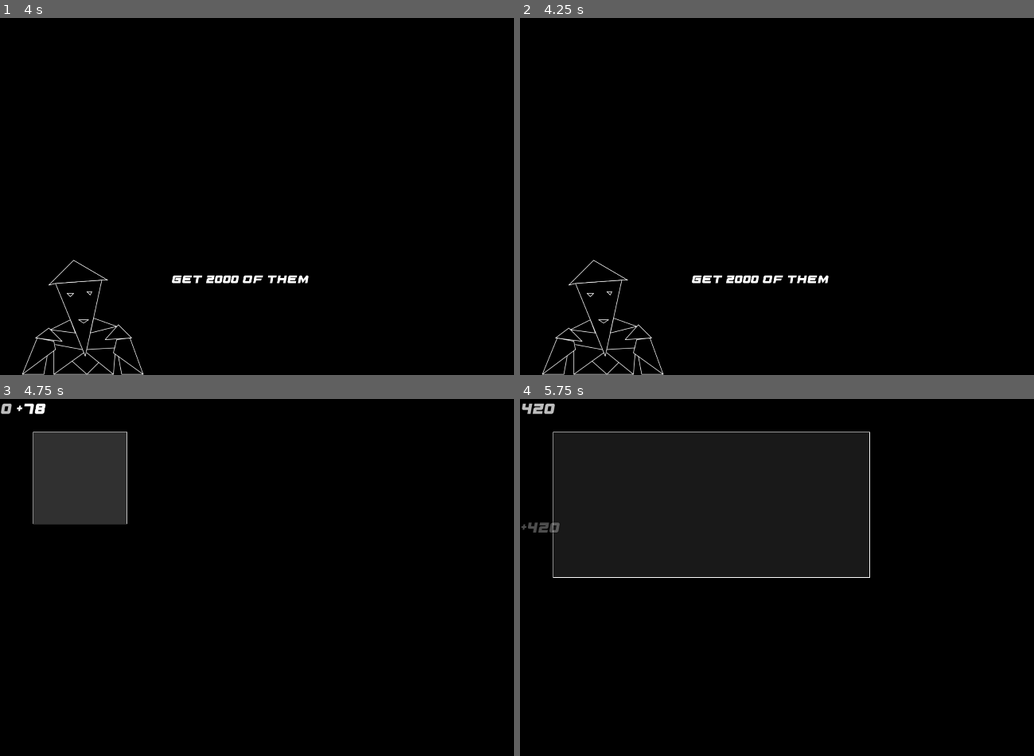
Above: before the commit, frames 1-4 (two rows, left to right).
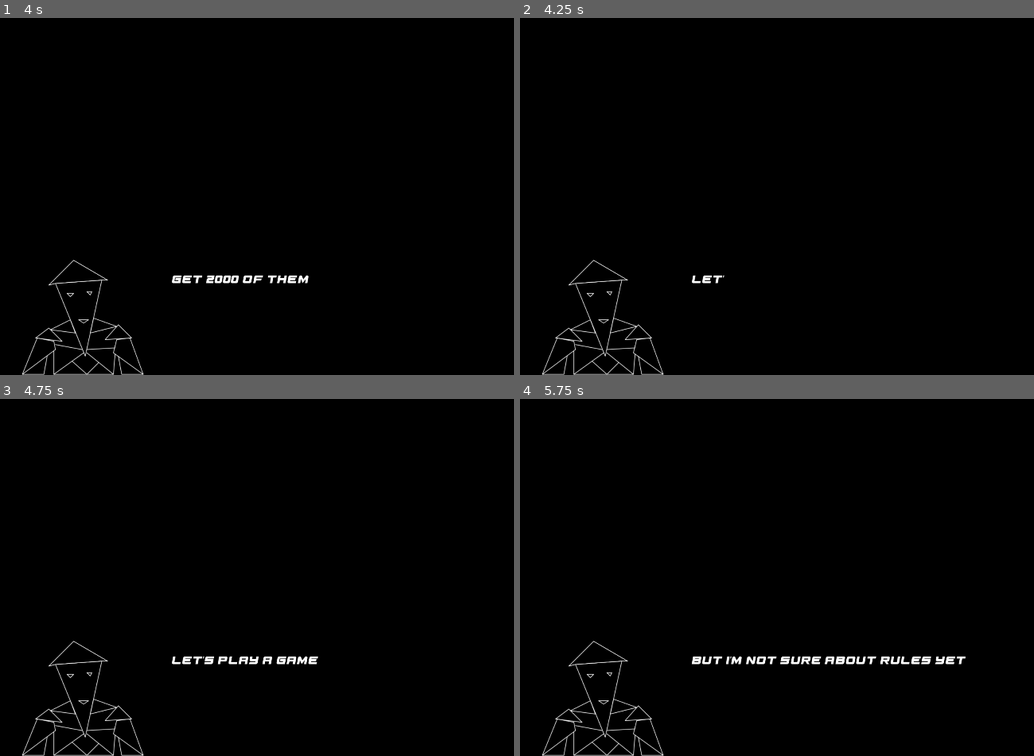
Above: after the commit, the same moments.

Repository: AlexeyBond/old-54-game
Game: Godot game, scene res://gameplay/00_intro1.tscn
Same seed, same stepped clock (60 frames per second), same inputs: the game is played once before the commit and once after it.
Inputs (mouse positions are in pixels of both pictures, inside the frame that each line leads up to):
- Up to frame 1 (4 s): move the mouse to (457, 178) at 0.52 s; press the mouse at (457, 178) at 0.53 s; move the mouse to (190, 214) at 1.27 s; release the mouse at (190, 214) at 1.28 s; click (190, 214) at 1.35 s; move the mouse to (380, 117) at 2.02 s; press the mouse at (380, 117) at 2.03 s; tap Enter at 2.75 s; move the mouse to (287, 267) at 2.77 s; release the mouse at (287, 267) at 2.78 s; click (287, 267) at 2.85 s; move the mouse to (508, 250) at 3.52 s; press the mouse at (508, 250) at 3.53 s
- Up to frame 2 (4.25 s): tap R (reload) at 4.15 s
- Up to frame 3 (4.75 s): move the mouse to (128, 523) at 4.27 s; release the mouse at (128, 523) at 4.28 s; click (128, 523) at 4.35 s
- Up to frame 4 (5.75 s): tap Space at 5 s; move the mouse to (869, 577) at 5.02 s; press the mouse at (869, 577) at 5.03 s

Frame 1 is identical in both runs. In frame 2, 0.4% of the frame differs, in the area x 33-61%, y 71-75%; in frame 3, 6.1%; in frame 4, 27%, in the area x 0-87%, y 1-100%.

Commit message:
reloader

Diff:
--- a/game.gd
+++ b/game.gd
@@ -22,8 +22,6 @@
 		if timer_enabled:
 			timer.start()
 			started.emit()
-	elif event.is_action_pressed("reload"):
-		get_tree().reload_current_scene()
 
 func total_effect(effects: Array[Arena.EffectRect]) -> Arena.EffectRect:
 	var res: Arena.EffectRect = Arena.EffectRect.new(Rect2(Vector2.ZERO, Vector2.ZERO), Color.BLACK)
--- a/project.godot
+++ b/project.godot
@@ -14,6 +14,10 @@
 run/main_scene="res://gameplay/00_intro1.tscn"
 config/features=PackedStringArray("4.1", "GL Compatibility")
 config/icon="res://icon.svg"
+
+[autoload]
+
+Reloader="*res://reloader.tscn"
 
 [display]
 
--- /dev/null
+++ b/reloader.gd
@@ -0,0 +1,5 @@
+extends Node
+
+func _process(delta):
+	if Input.is_action_just_pressed("reload"):
+		get_tree().change_scene_to_file("res://gameplay/00_intro1.tscn")
--- /dev/null
+++ b/reloader.tscn
@@ -0,0 +1,6 @@
+[gd_scene load_steps=2 format=3 uid="uid://c772yjb6qdwm4"]
+
+[ext_resource type="Script" path="res://reloader.gd" id="1_6653v"]
+
+[node name="reloader" type="Node2D"]
+script = ExtResource("1_6653v")
